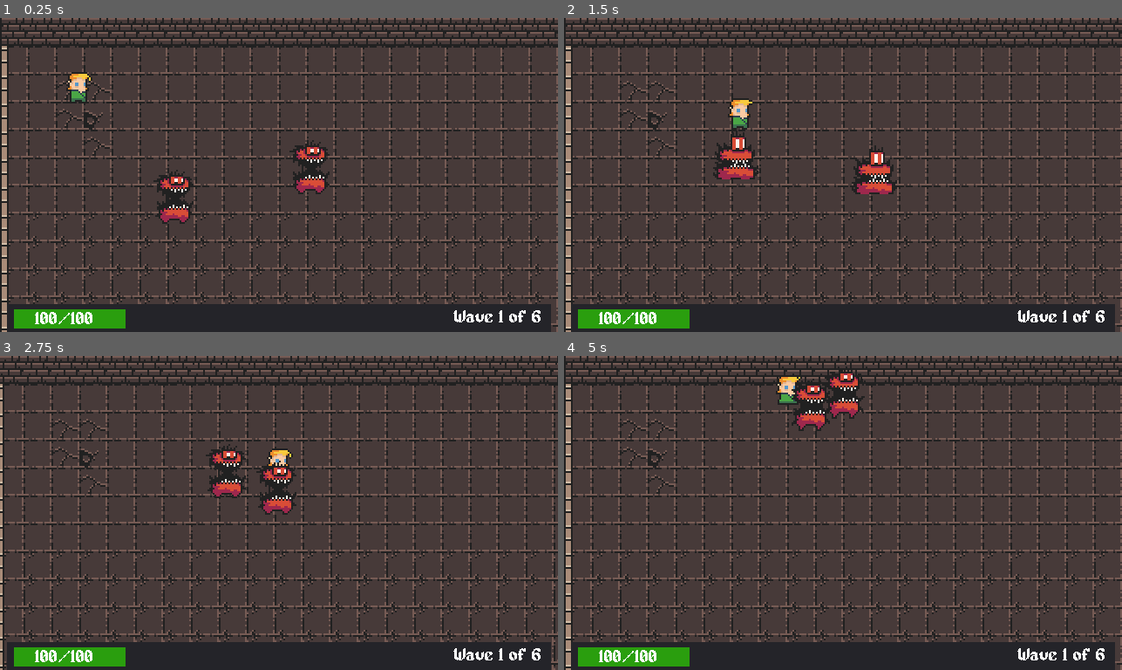
Above: before the commit, frames 1-4 (two rows, left to right).
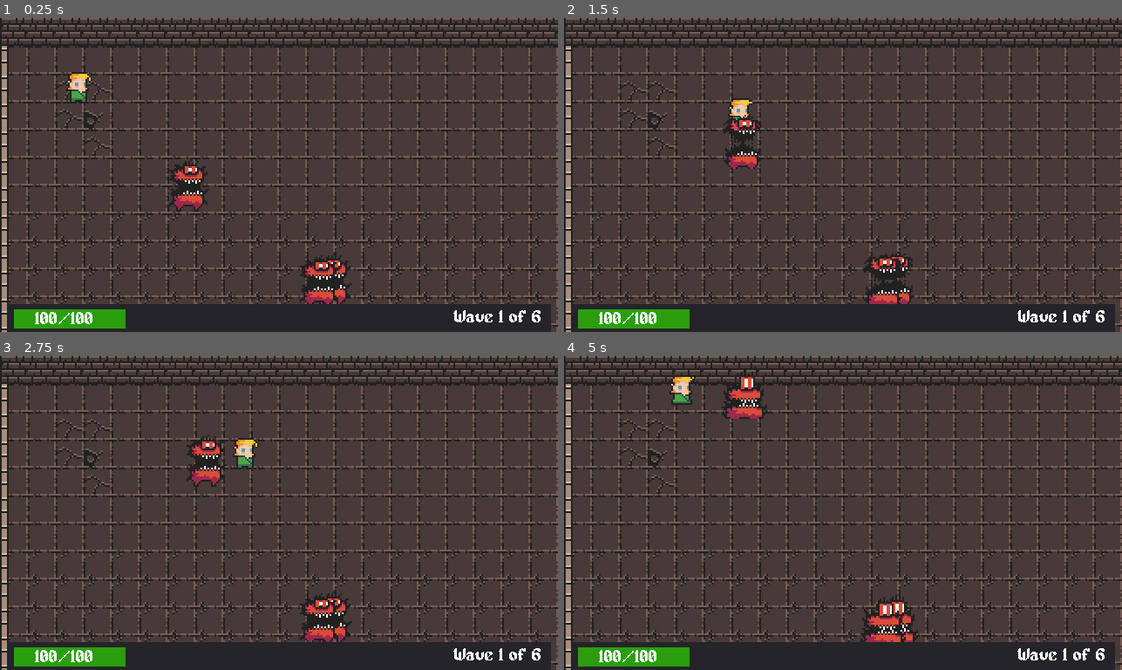
Above: after the commit, the same moments.

Repository: sandroscosta/uevora-dungeon-legacy
Game: Godot game, scene res://src/scenes/Game.tscn
The game is run twice, just before and just after one commit, with the same random seed, the same clock (stepped at 60 frames per second) and the same inputs.
Inputs:
- Up to frame 1 (0.25 s): no input
- Up to frame 2 (1.5 s): hold Right (ui_right) 0.53-1.28 s; hold Down (ui_down) from 1.28 s (still down)
- Up to frame 3 (2.75 s): release Down (ui_down) at 2.03 s; hold Right (ui_right) from 2.03 s (still down)
- Up to frame 4 (5 s): release Right (ui_right) at 2.78 s; hold Up (ui_up) 2.78-3.53 s; hold Left (ui_left) from 3.53 s (still down)

The runs differ from the first frame. In frame 1, 2.9% of the frame differs, in the area x 27-64%, y 38-92%; in frame 2, 2.8%; in frame 3, 25%, in the area x 0-100%, y 0-100%; in frame 4, 3.8%.

Commit message:
fix: enemy collision

Diff:
--- a/project.godot
+++ b/project.godot
@@ -62,6 +62,13 @@
 "svg/scale": 1.0
 }
 
+[layer_names]
+
+2d_physics/layer_1="Environment"
+2d_physics/layer_2="Player"
+2d_physics/layer_3="Enemy"
+2d_physics/layer_4="Coins"
+
 [physics]
 
 common/enable_pause_aware_picking=true
--- a/src/scenes/EnemyBase.tscn
+++ b/src/scenes/EnemyBase.tscn
@@ -21,11 +21,14 @@
 radius = 56.0
 
 [node name="EnemyBase" type="KinematicBody2D"]
+collision_layer = 2
+collision_mask = 3
 script = ExtResource( 5 )
 
 [node name="AnimatedSprite" type="AnimatedSprite" parent="."]
 frames = SubResource( 1 )
 animation = "idle"
+frame = 3
 playing = true
 
 [node name="CollisionShape2D" type="CollisionShape2D" parent="."]
@@ -33,6 +36,7 @@
 shape = SubResource( 2 )
 
 [node name="ChaseArea" type="Area2D" parent="."]
+collision_mask = 2
 
 [node name="CollisionShape2D" type="CollisionShape2D" parent="ChaseArea"]
 shape = SubResource( 3 )
--- a/src/scenes/Game.tscn
+++ b/src/scenes/Game.tscn
@@ -1,10 +1,9 @@
-[gd_scene load_steps=6 format=2]
+[gd_scene load_steps=5 format=2]
 
 [ext_resource path="res://src/scenes/Player.tscn" type="PackedScene" id=1]
 [ext_resource path="res://src/scenes/Level1.tscn" type="PackedScene" id=2]
 [ext_resource path="res://src/scripts/Game.gd" type="Script" id=3]
 [ext_resource path="res://src/scenes/GameUi.tscn" type="PackedScene" id=4]
-[ext_resource path="res://src/scenes/EnemyBase.tscn" type="PackedScene" id=6]
 
 [node name="Game" type="Node2D"]
 script = ExtResource( 3 )
@@ -19,6 +18,3 @@
 position = Vector2( 45, 35 )
 
 [node name="EnemySpawn" type="YSort" parent="."]
-
-[node name="EnemyBase" parent="EnemySpawn" instance=ExtResource( 6 )]
-position = Vector2( 178, 83 )
--- a/src/scripts/EnemyBase.gd
+++ b/src/scripts/EnemyBase.gd
@@ -6,7 +6,7 @@
 
 onready var player = get_tree().get_nodes_in_group("player")[0]
 
-func _physics_process(delta):
+func _physics_process(_delta):
 	if chase:
 		var direction = (player.position - position).normalized()
 		move_and_slide(direction * speed)
--- a/src/scripts/Game.gd
+++ b/src/scripts/Game.gd
@@ -3,12 +3,16 @@
 onready var EnemyBase = preload("res://src/scenes/EnemyBase.tscn")
 onready var EnemySpawn = get_node("EnemySpawn")
 
+var rng = RandomNumberGenerator.new()
+
 func _ready():
+	rng.randomize()
 	enemy_spawn()
 
 
 func enemy_spawn():
-	var enemy = EnemyBase.instance()
-	print(enemy)
-	enemy.position = Vector2(100, 100)
-	EnemySpawn.add_child(enemy)
+	for i in GameState.spawn_num_enemies:
+		var enemy = EnemyBase.instance()
+		enemy.speed = rng.randi_range(35,55)
+		enemy.position = Vector2(rng.randi_range(50, 200), rng.randi_range(50, 200))
+		EnemySpawn.add_child(enemy)
--- a/src/scripts/GameState.gd
+++ b/src/scripts/GameState.gd
@@ -5,7 +5,7 @@
 var _player_max_hp: int = 100 setget set_max_hp, get_max_hp
 var wave: int = 1
 var enemies_killed: int = 0
-var spawn_num_enemies: int = 5
+var spawn_num_enemies: int = 3
 
 func set_max_hp(max_hp: int):
 	_player_max_hp = max_hp
